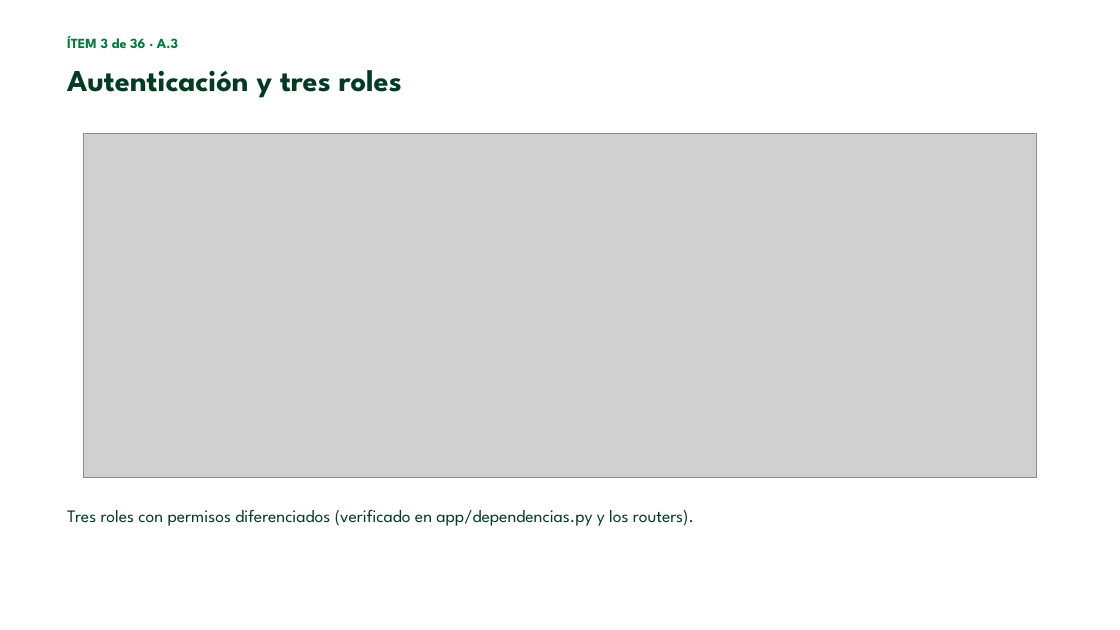
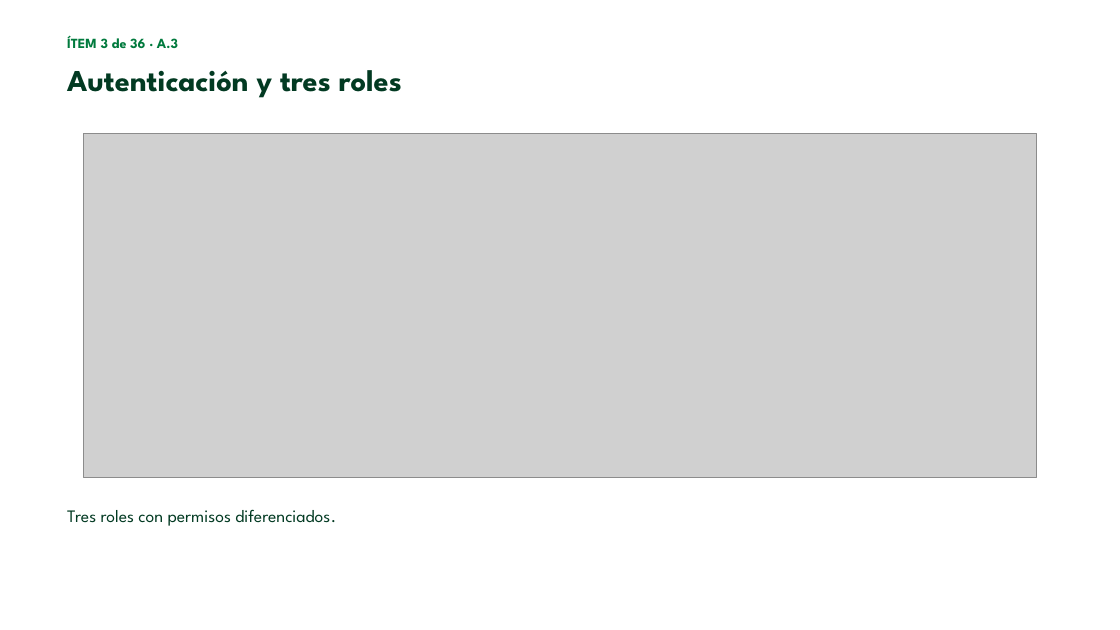
Before and after one commit to esteban-nieto/Modelacion, a slide deck: slide 6 of docs/entregables_finales/09_presentacion_sustentacion/Exposicion_Modelacion.pptx (slide 4 before the commit). Drawn at 1120x630 pixels with LibreOffice and Linux fonts; fonts in the diff are those of the drawing; grey boxes stand for pictures; background and template pictures are left out. Boxes give left, top, right and bottom in pixels: in the first picture for what was removed or moved away, otherwise in the second. Text is boxed around its words. In the diff, an @@ line names an element or a change of style, - is before the commit and + after.

```diff
--- a/docs/entregables_finales/09_presentacion_sustentacion/Exposicion_Modelacion.pptx
+++ b/docs/entregables_finales/09_presentacion_sustentacion/Exposicion_Modelacion.pptx
@@ text at (x1=67, y1=509, x2=336, y2=526): text changed @@
-Tres roles con permisos diferenciados (verificado en app/dependencias.py y los routers).
+Tres roles con permisos diferenciados.
```
Also in this commit, not shown: 35 other slides changed, 4 slides added, 17 other files.
